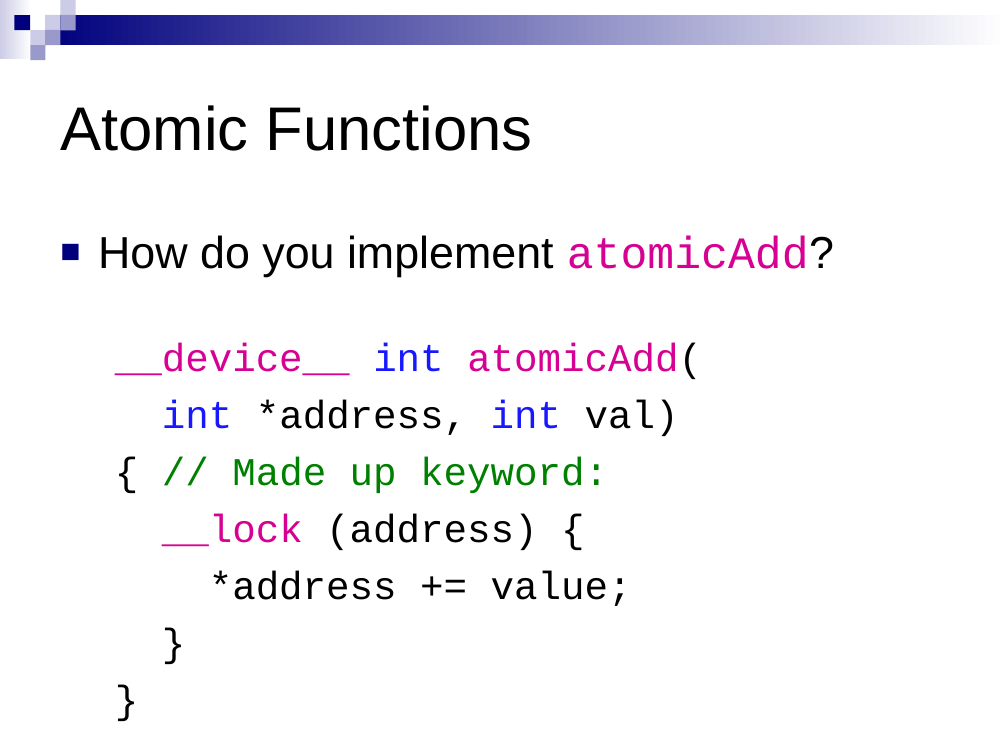
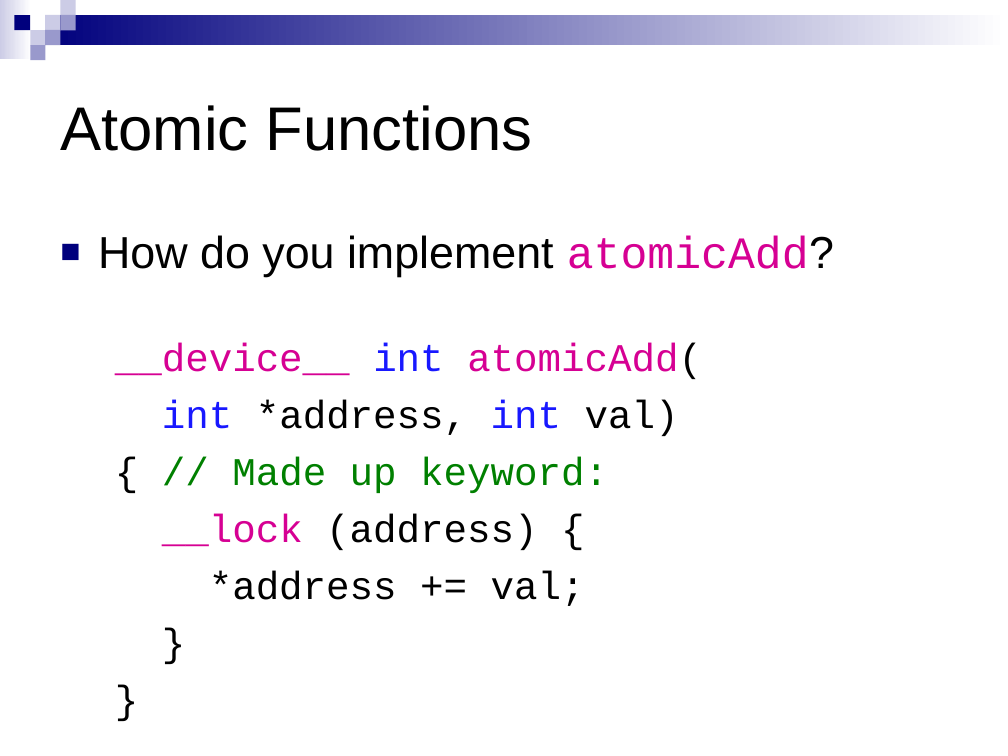
Before and after one commit to CIS565-Spring-2012/cis565-spring-2012.github.com, a slide deck: slide 102 of lectures/01-30-CUDA-Intro-2-of-2.ppt. Drawn at 1008x756 pixels with LibreOffice and Linux fonts; fonts in the diff are those of the drawing. Boxes give left, top, right and bottom in pixels: in the first picture for what was removed or moved away, otherwise in the second. Text is boxed around its words. In the diff, an @@ line names an element or a change of style, - is before the commit and + after.

Commit message:
Added 02/01 slides

```diff
--- a/lectures/01-30-CUDA-Intro-2-of-2.ppt
+++ b/lectures/01-30-CUDA-Intro-2-of-2.ppt
@@ text at [209,571,585,606]: text changed @@
-*address += value;
+*address += val;
```
Also in this commit, not shown: 4 other files.
